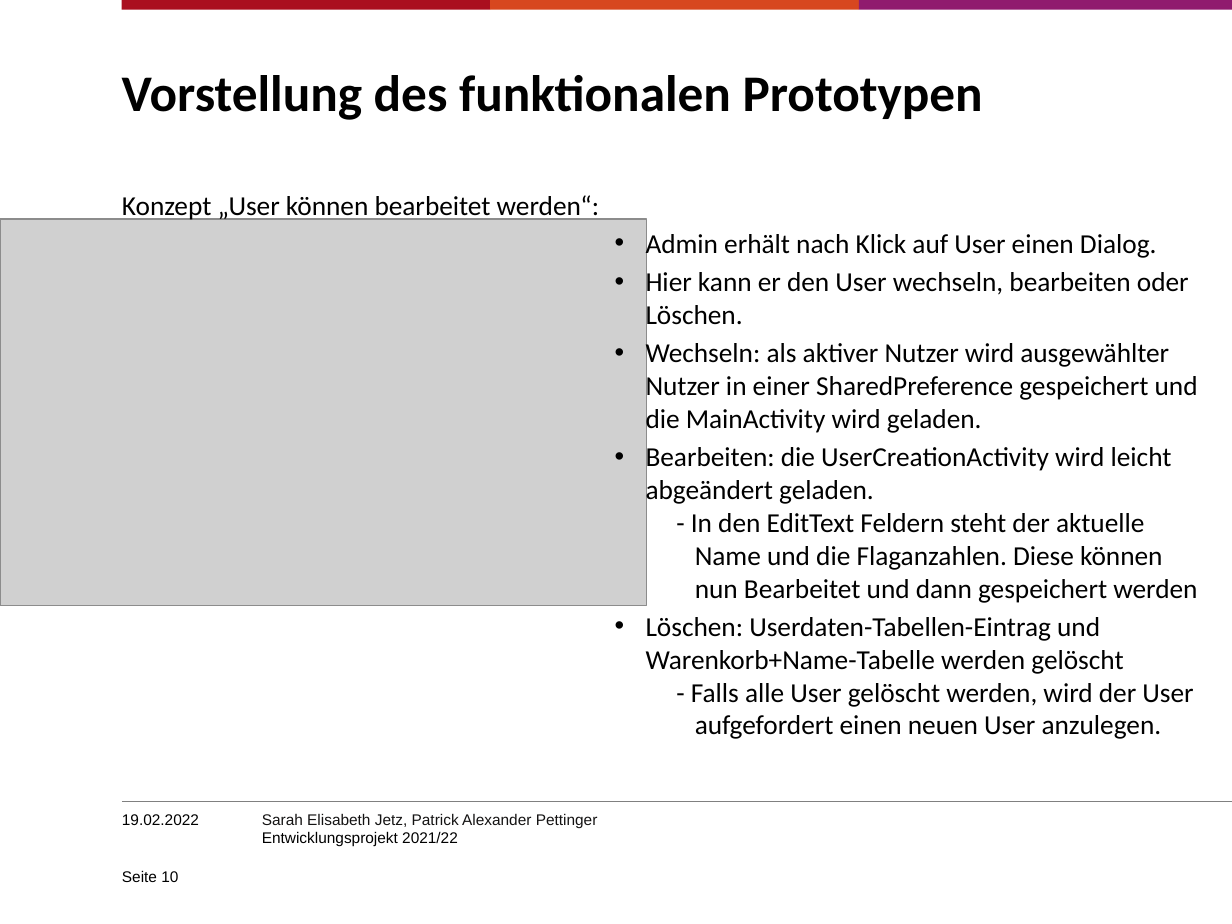
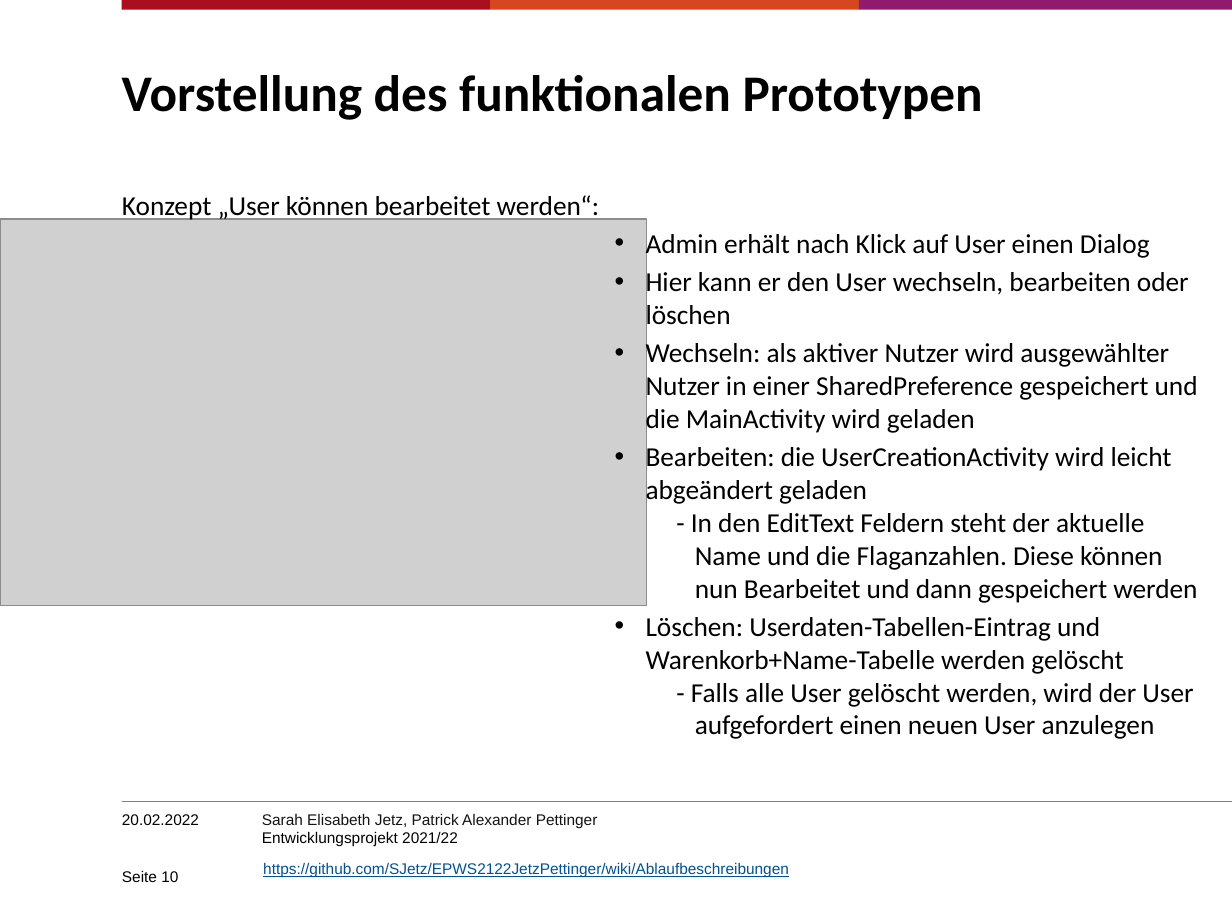
Before and after one commit to SJetz/EPWS2122JetzPettinger, a slide deck: slide 10 of Artefakte/Audit 4/Entwicklungsprojekt202122_PettingerJetz.pptx. Drawn at 1232x924 pixels with LibreOffice and Linux fonts; fonts in the diff are those of the drawing; grey boxes stand for pictures; background and template pictures are left out. Boxes give left, top, right and bottom in pixels: in the first picture for what was removed or moved away, otherwise in the second. Text is boxed around its words. In the diff, an @@ line names an element or a change of style, - is before the commit and + after.

```diff
--- a/Artefakte/Audit 4/Entwicklungsprojekt202122_PettingerJetz.pptx
+++ b/Artefakte/Audit 4/Entwicklungsprojekt202122_PettingerJetz.pptx
@@ text at <box>646,230,1198,739</box>: text changed @@
-                • Admin erhält nach Klick auf User einen Dialog.
-                • Hier kann er den User wechseln, bearbeiten oder Löschen.
-                • Wechseln: als aktiver Nutzer wird ausgewählter Nutzer in einer SharedPreference gespeichert und die MainActivity wird geladen.
-                • Bearbeiten: die UserCreationActivity wird leicht abgeändert geladen.
-                  - In den EditText Feldern steht der aktuelle
-                  Name und die Flaganzahlen. Diese können
-                  nun Bearbeitet und dann gespeichert werden
-                • Löschen: Userdaten-Tabellen-Eintrag und Warenkorb+Name-Tabelle werden gelöscht
-                  - Falls alle User gelöscht werden, wird der User
-                  aufgefordert einen neuen User anzulegen.
+                • Admin erhält nach Klick auf User einen Dialog
+                • Hier kann er den User wechseln, bearbeiten oder löschen
+                • Wechseln: als aktiver Nutzer wird ausgewählter Nutzer in einer SharedPreference gespeichert und die MainActivity wird geladen
+                • Bearbeiten: die UserCreationActivity wird leicht abgeändert geladen
+                  - In den EditText Feldern steht der aktuelle
+                  Name und die Flaganzahlen. Diese können
+                  nun Bearbeitet und dann gespeichert werden
+                • Löschen: Userdaten-Tabellen-Eintrag und Warenkorb+Name-Tabelle werden gelöscht
+                  - Falls alle User gelöscht werden, wird der User
+                  aufgefordert einen neuen User anzulegen
@@ text at <box>122,814,199,825</box>: text changed @@
-19.02.2022
+20.02.2022
@@ text added at <box>263,862,789,878</box>, 9 pt, text #005294, underline @@
+https://github.com/SJetz/EPWS2122JetzPettinger/wiki/Ablaufbeschreibungen
```
Also in this commit, not shown: 13 other slides changed.
